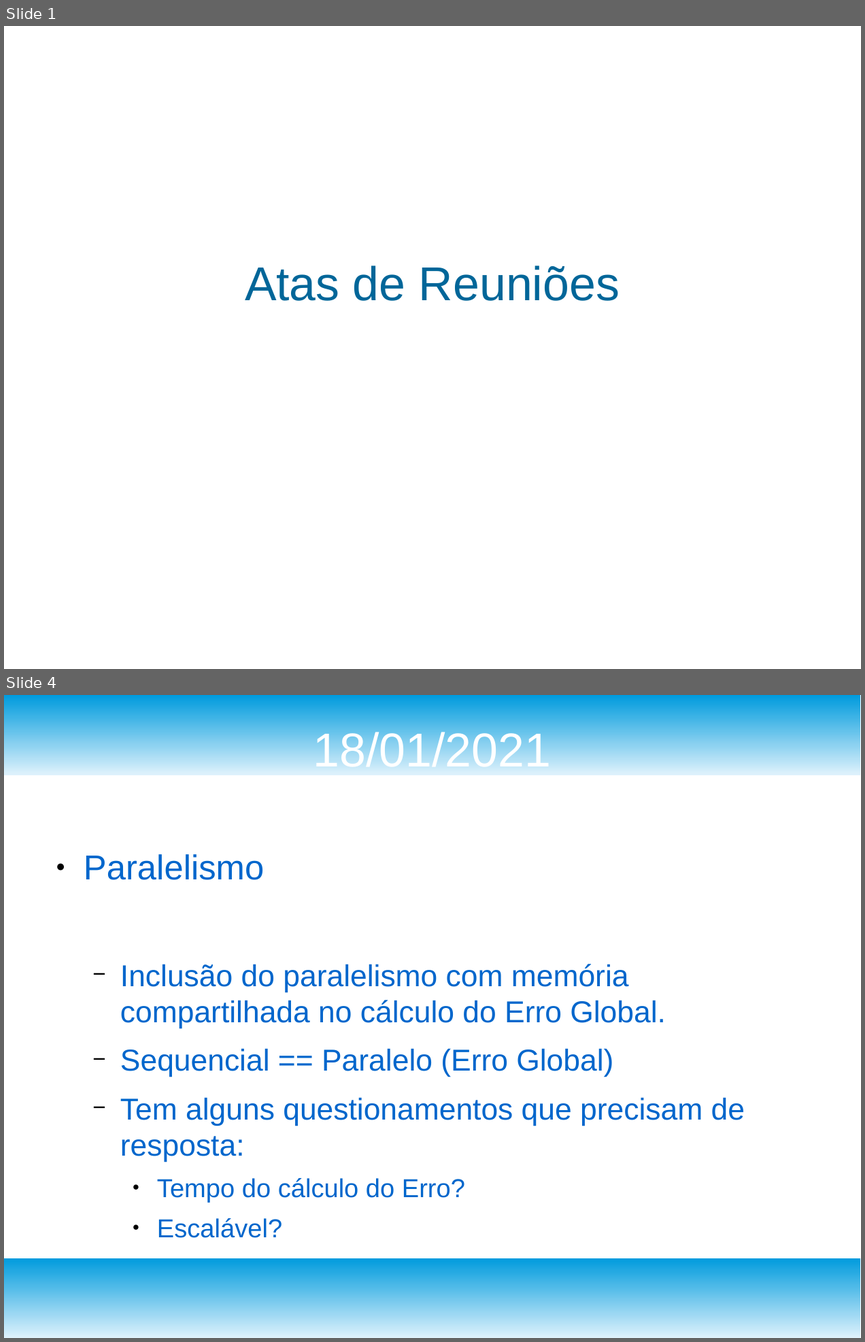
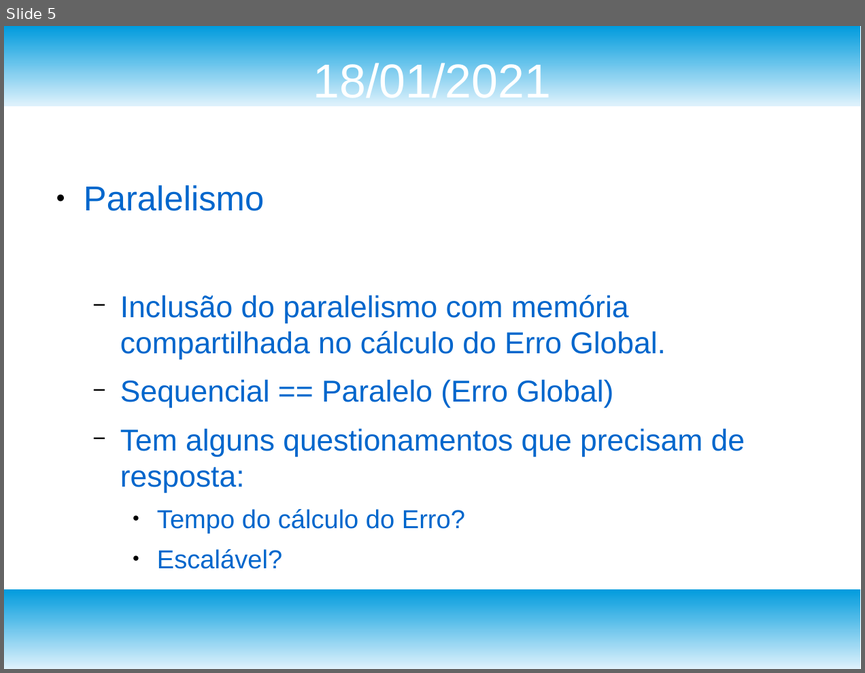
Before and after one commit to tiagosombrra/ApMeshTese, a slide deck: atas_reunioes/reuniao/apresentacao.odp. Shown one above the other, each under a label of ours: slides 1 and 4 before the commit, slide 5 after it; the slides between them are not shown. The pictures are 865x1342 and 865x673 pixels, drawn with LibreOffice and Linux fonts; fonts in the diff are those of the drawing; background and template pictures are left out. Boxes give left, top, right and bottom in pixels: in the first picture for what was removed or moved away, otherwise in the second. Text is boxed around its words. In the diff, an @@ line names an element or a change of style, - is before the commit and + after.

```diff
--- a/atas_reunioes/reuniao/apresentacao.odp
+++ b/atas_reunioes/reuniao/apresentacao.odp
@@ slide 1 removed at bbox=[4, 26, 861, 669], background #FFFFFF @@
@@ title removed at bbox=[245, 265, 619, 301] @@
-Atas de Reuniões
@@ what was slide 4 is now slide 5 @@
```
Also in this commit, not shown: 2 slides changed, 2 slides added, 10 other files.
